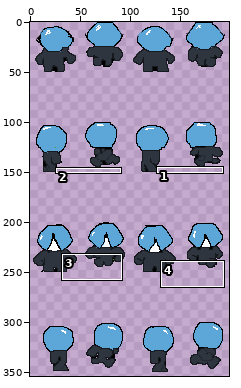
File history of a sprite sheet, images/EnemyChar3.png. The picture above shows the old version from afar; the outline marks the close-up.
Close-up. Before:
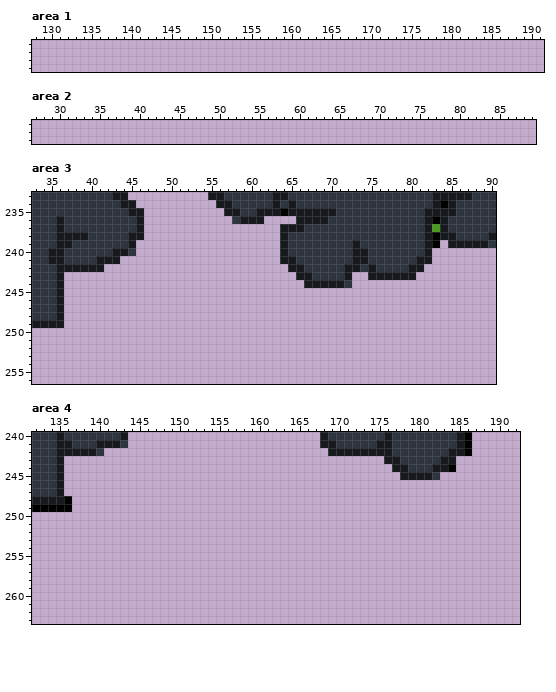
The file is 400x400 pixels. Pixels under 10% opacity are left out. Colours within 5 levels of each other are drawn and written as one. Shown: area 1: x 128..191, y 146..149; area 2: x 27..89, y 147..149; area 3: x 33..90, y 233..256; area 4: x 132..192, y 240..263. The wide view leaves out empty margins. The commit also changed other parts of the picture, which this record leaves out.
Now the later version:
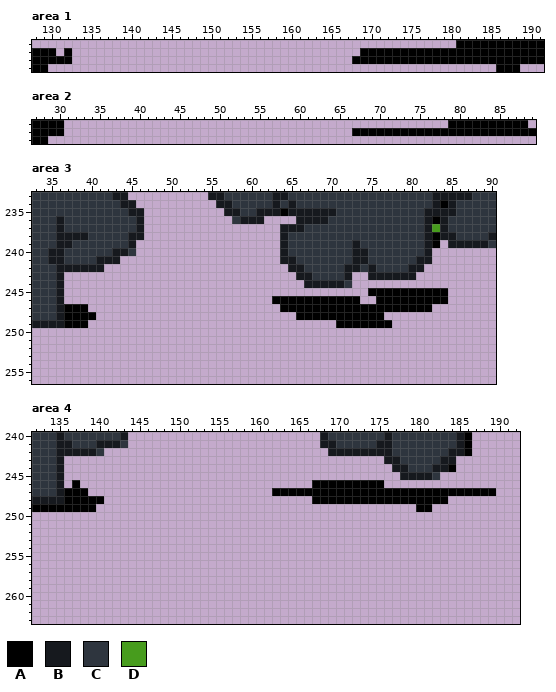
Palette (. is transparent): A #000000  B #16191e  C #2e353e  D #479c1d
Edits made:
--- area 1
@@ x 128..191 @@
-146 ................................................................
-147 ................................................................
-148 ................................................................
-149 ................................................................
+146 .....................................................AAAAAAAAAAA
+147 AAA.A....................................AAAAAAAAAAAAAAAAAAAAAAA
+148 AAAAA...................................AAAAAAAAAAAAAAAAAAAAAAAA
+149 AA........................................................AAA...
--- area 2
@@ x 27..89 @@
-147 ...............................................................
-148 ...............................................................
-149 ...............................................................
+147 AAAA................................................AAAAAAAAAA.
+148 AAAA....................................AAAAAAAAAAAAAAAAAAAAAAA
+149 AA.............................................................
--- area 3
@@ x 33..90 @@
 244 CCCB..............................BBBBBC..................
-245 CCCB......................................................
-246 CCCB......................................................
-247 CCCB......................................................
-248 CCCB......................................................
-249 BBBB......................................................
+245 CCCB......................................AAAAAAAAAA......
+246 CCCB..........................AAAAAAAAAAA..AAAAAAAAA......
+247 CCCBAAA........................AAAAAAAAAAAAAAAAAAA........
+248 CCCBAAAA.........................AAAAAAAAAAA..............
+249 BBBBAAA...............................AAAAAAA.............
 250 ..........................................................
--- area 4
@@ x 132..192 @@
 245 CCCB..........................................BBBBC..........
-246 CCCB.........................................................
-247 CCCB.........................................................
-248 BBBBA........................................................
-249 AAAAA........................................................
+246 CCCB.A.............................AAAAAAAAA.................
+247 CCCBAAA.......................AAAAAAAAAAAAAAAAAAAAAAAAAAAA...
+248 BBBBAAAAA..........................AAAAAAAAAAAAAAAAA.........
+249 AAAAAAAA........................................AA...........
 250 .............................................................
Pixel boxes of the changes (left, top, right, bottom) in both close-ups:
added: (352, 40, 544, 72)
added: (32, 48, 72, 72)
added: (32, 120, 64, 144)
added: (352, 120, 536, 136)
added: (272, 288, 448, 328)
added: (64, 304, 96, 328)
added: (64, 480, 104, 512)
added: (272, 480, 496, 512)
